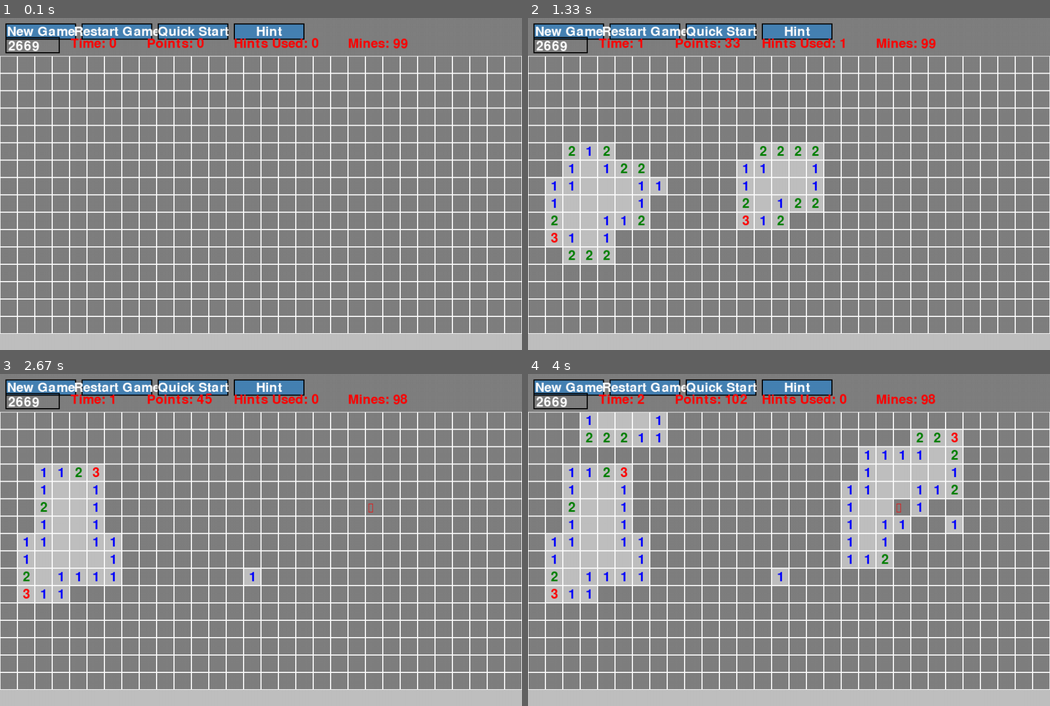
Above: before the commit, frames 1-4 (two rows, left to right).
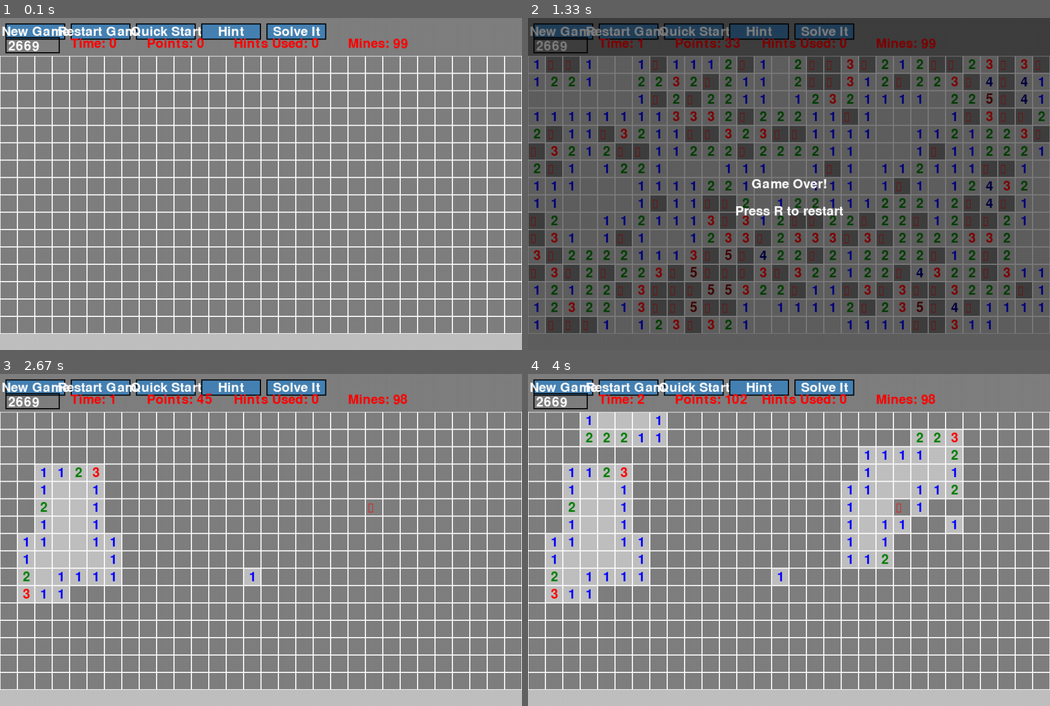
Above: after the commit, the same moments.

Repository: muonium-ai/simplegames
Game: pygame game, started from minesweeper.py
Two runs of this game, one before a commit and one after it. Both use one fixed random seed, a clock stepped at 60 frames per second and the inputs below.
Inputs (mouse positions are in pixels of both pictures, inside the frame that each line leads up to):
- Up to frame 1 (0.1 s): no input
- Up to frame 2 (1.33 s): click (789, 184) at 0.38 s; click (663, 187) at 0.72 s; click (825, 31) at 1.05 s, where only the run after the commit has a clickable "Solve It"
- Up to frame 3 (2.67 s): click "Restart Game" at 1.38 s; click (73, 530) at 1.72 s; click (261, 579) at 2.05 s; right-click (365, 513) at 2.38 s
- Up to frame 4 (4 s): click (924, 510) at 2.72 s; click (950, 533) at 3.05 s; click (898, 480) at 3.38 s; click (632, 427) at 3.72 s

The runs differ from the first frame. In frame 1, 1.5% of the frame differs, in the area x 0-63%, y 1-7%; in frame 2, 99%, in the area x 0-100%, y 0-100%; in frame 3, 1.5%; in frame 4, 1.5%.

Commit message:
Add "Solve It" button and implement autosolve functionality in Minesweeper

Diff:
--- a/minesweeper.py
+++ b/minesweeper.py
@@ -107,7 +107,7 @@
         self.font = pygame.font.Font(None, 36)
 
         # Button layout
-        button_width = 130
+        button_width = 110
         button_height = 30
         button_y = 10
 
@@ -115,6 +115,7 @@
         self.restart_button = Button(PADDING + button_width + PADDING, button_y, button_width, button_height, "Restart Game")
         self.quick_start_button = Button(PADDING + 2 * (button_width + PADDING), button_y, button_width, button_height, "Quick Start")
         self.hint_button = Button(PADDING + 3 * (button_width + PADDING), button_y, button_width, button_height, "Hint")
+        self.solve_button = Button(PADDING + 4 * (button_width + PADDING), button_y, button_width, button_height, "Solve It")
 
         # Input box for seed and display for time, points, hints
         self.seed_input_box = InputBox(PADDING, HEADER_HEIGHT - 35, 100, 30)
@@ -172,6 +173,18 @@
             # Check for victory after revealing a cell
             self.check_victory()
 
+    def solve_it(self):
+        # Reveal all non-mine cells and flag all mines without changing the score
+        for y in range(GRID_HEIGHT):
+            for x in range(GRID_WIDTH):
+                cell = self.grid[y][x]
+                if cell.is_mine:
+                    cell.state = CellState.FLAGGED
+                else:
+                    cell.state = CellState.REVEALED
+        # End the game and stop the timer
+        self.game_over = True
+
     def place_mines(self, first_x, first_y):
         safe_cells = [(first_x, first_y)]
         for dx in [-1, 0, 1]:
@@ -258,6 +271,7 @@
         self.restart_button.draw(self.screen, self.font)
         self.quick_start_button.draw(self.screen, self.font)
         self.hint_button.draw(self.screen, self.font)
+        self.solve_button.draw(self.screen, self.font)
 
         # Draw second line of header with seed, time, points, hints
         self.seed_input_box.draw(self.screen)
@@ -332,6 +346,8 @@
                             self.quick_start()
                         elif self.hint_button.handle_event(event):
                             self.hint()
+                        elif self.solve_button.handle_event(event):
+                            self.solve_it()
                         elif event.pos[1] > HEADER_HEIGHT:  # Only process clicks on grid below header
                             self.handle_click(event.pos, event.button == 3)
                     elif event.button == 3:
